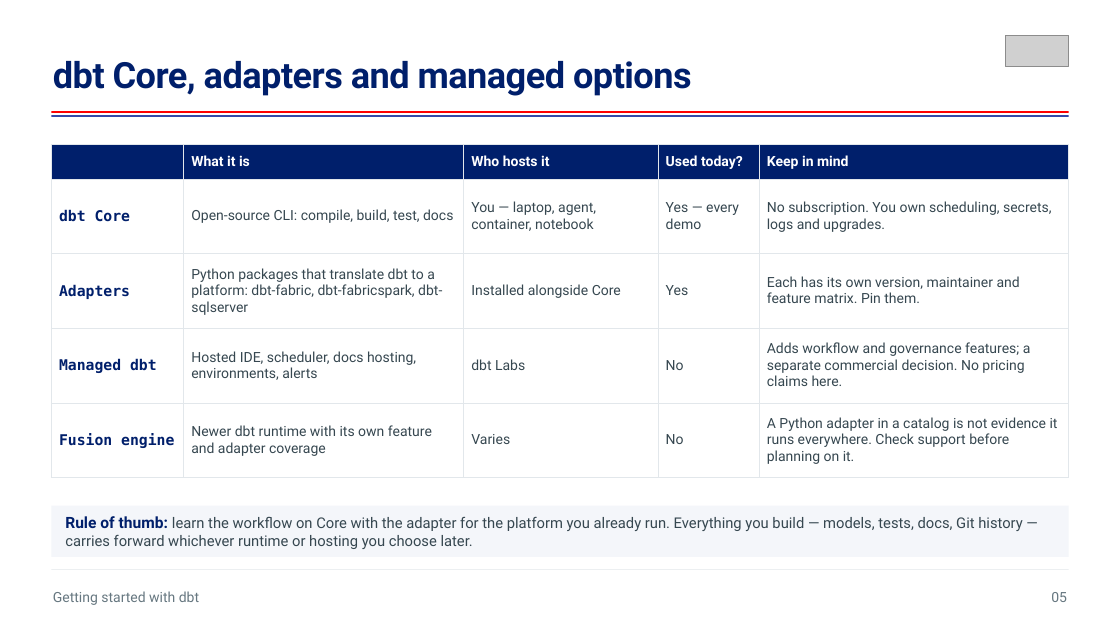
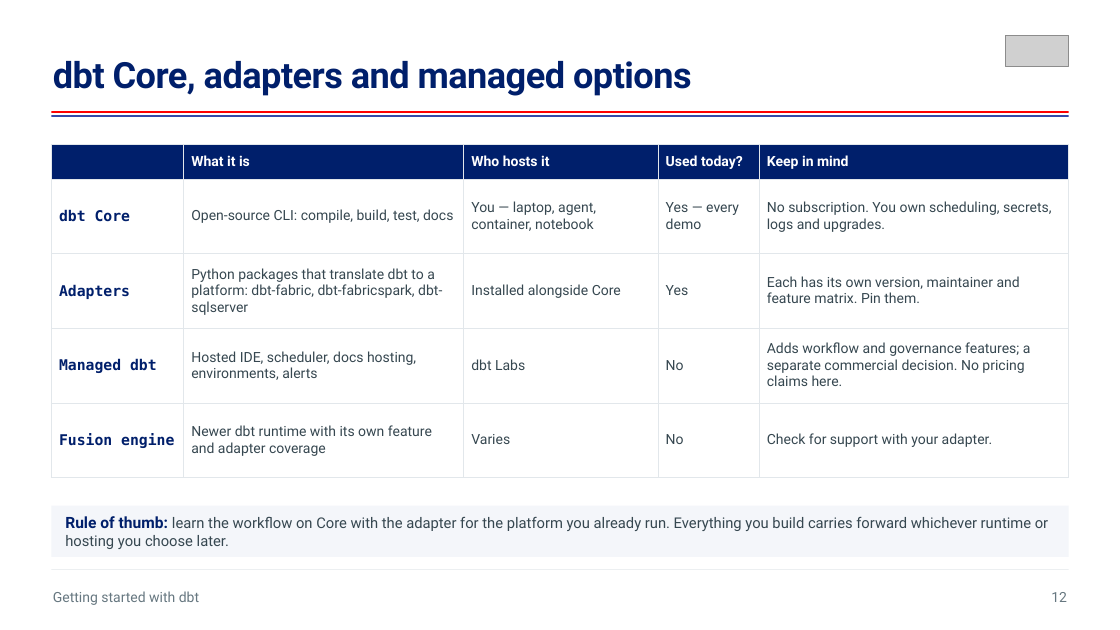
Before and after one commit to aboerger/getting-started-with-dbt, a slide deck: slide 13 of sql-as-software-getting-started-with-dbt.pptx (slide 9 before the commit). Drawn at 1120x630 pixels with LibreOffice and Linux fonts; fonts in the diff are those of the drawing; grey boxes stand for pictures. Boxes give left, top, right and bottom in pixels: in the first picture for what was removed or moved away, otherwise in the second. Text is boxed around its words. In the diff, an @@ line names an element or a change of style, - is before the commit and + after.

```diff
--- a/sql-as-software-getting-started-with-dbt.pptx
+++ b/sql-as-software-getting-started-with-dbt.pptx
@@ table at (x1=52, y1=144, x2=1069, y2=477) @@
-row 5, column 5: A Python adapter in a catalog is not evidence it runs everywhere. Check support before planning on it.
+row 5, column 5: Check for support with your adapter.
@@ text in rectangle at (x1=65, y1=516, x2=1048, y2=549): text changed @@
-Rule of thumb: learn the workflow on Core with the adapter for the platform you already run. Everything you build — models, tests, docs, Git history — carries forward whichever runtime or hosting you choose later.
+Rule of thumb: learn the workflow on Core with the adapter for the platform you already run. Everything you build carries forward whichever runtime or hosting you choose later.
@@ text at (x1=1051, y1=592, x2=1067, y2=602): text changed @@
-05
+12
```
Also in this commit, not shown: 29 other slides changed, 4 slides added, 1 slide removed, 2 other files.
